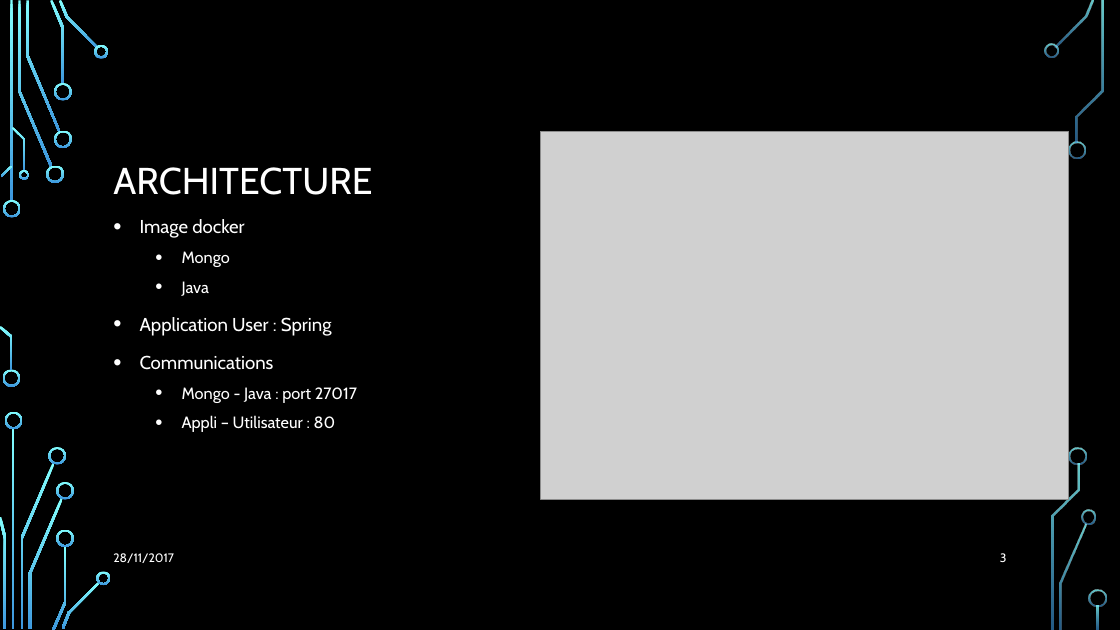
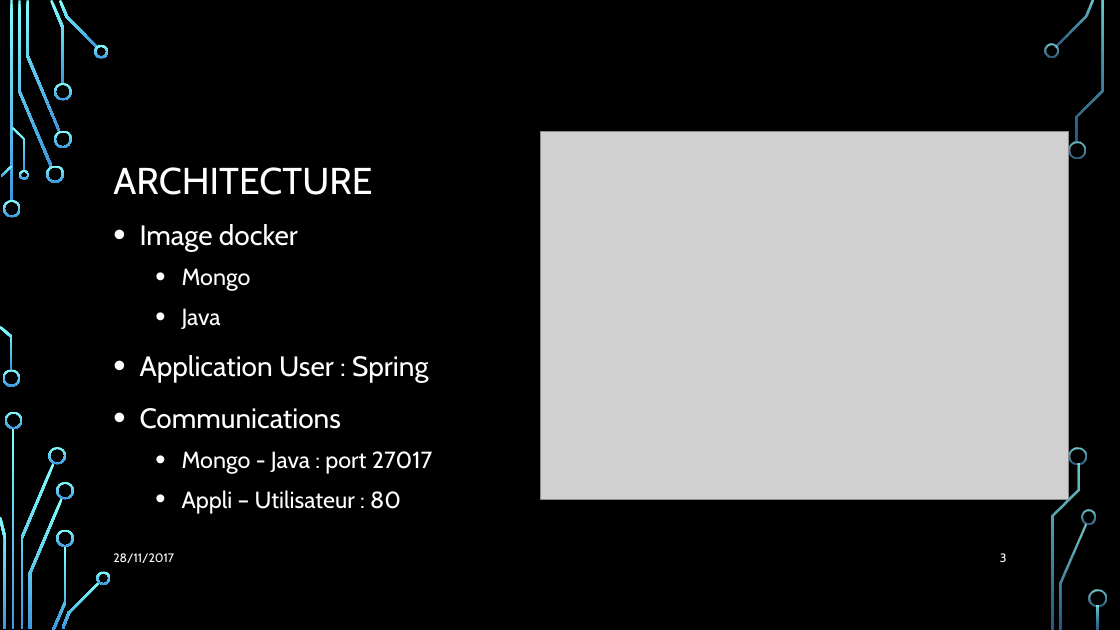
Before and after one commit to Julienbtn/cloud-project-equipe-7, a slide deck: slide 3 of Presentation Cloud.pptx. Drawn at 1120x630 pixels with LibreOffice and Linux fonts; fonts in the diff are those of the drawing; grey boxes stand for pictures; background and template pictures are left out. Boxes give left, top, right and bottom in pixels: in the first picture for what was removed or moved away, otherwise in the second. Text is boxed around its words. In the diff, an @@ line names an element or a change of style, - is before the commit and + after.

```diff
--- a/Presentation Cloud.pptx
+++ b/Presentation Cloud.pptx
@@ text "Image docker" at bbox=[140, 224, 432, 514]: size 16 to 24 pt in "Image docker", "Application User : Spring", "Communications"; size 14 to 20 pt in "Mongo", "Java", "Mongo - Java : port 27017", "Appli – Utilisateur : 80" @@
```
Also in this commit, not shown: 10 other slides changed.
